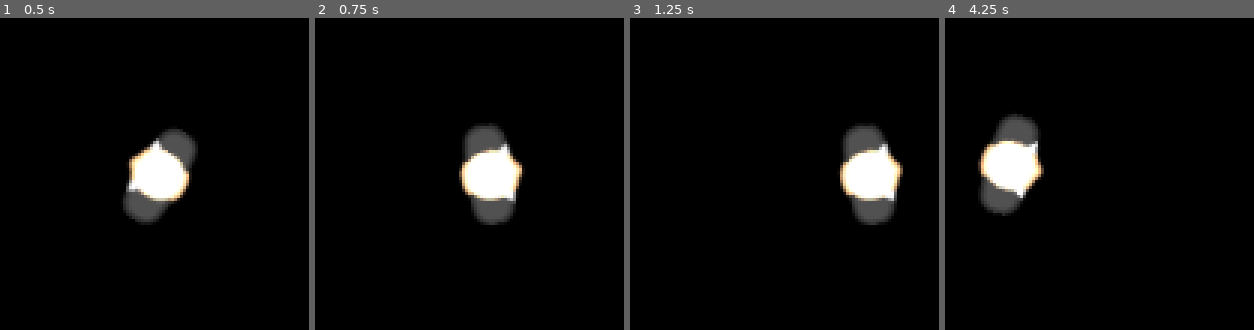
Above: before the commit, frames 1-4 (left to right).
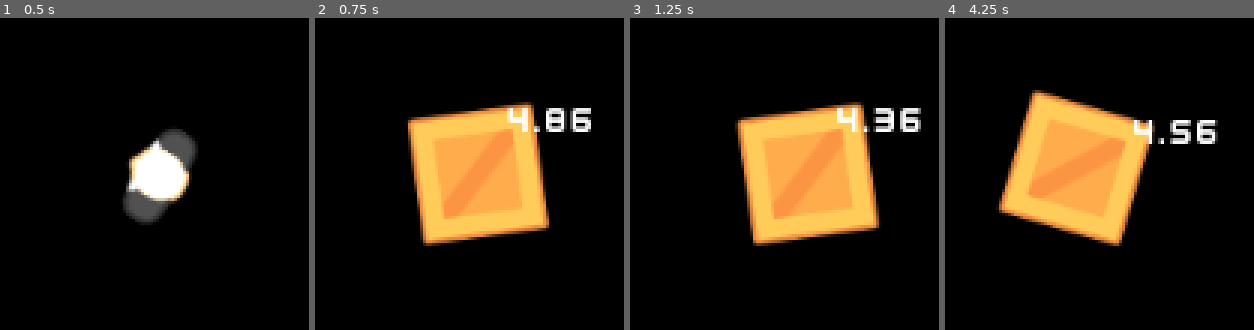
Above: after the commit, the same moments.

Repository: JhonH3avy/HeistMeisters
Game: Godot game, scene res://Scenes/Characters/Player.tscn
The game is run twice, just before and just after one commit, with the same random seed, the same clock (stepped at 60 frames per second) and the same inputs. This scene is started directly instead of the project's main scene.
Inputs (mouse positions are in pixels of both pictures, inside the frame that each line leads up to):
- Up to frame 1 (0.5 s): no input
- Up to frame 2 (0.75 s): tap Enter at 0.5 s; move the mouse to (outside the picture) at 0.52 s; hold D (player_right) from 0.53 s (still down); tap E (toggle_disguise, bound only after the commit) at 0.6 s; click (outside the picture) at 0.67 s
- Up to frame 3 (1.25 s): keep holding D (player_right)
- Up to frame 4 (4.25 s): move the mouse to (outside the picture) at 1.27 s; release D (player_right) at 1.28 s; hold S (player_down) 1.28-2.03 s; tap Space (vision_mode_switch) at 1.35, 3.6 s; click (outside the picture) at 1.42 s; tap E (toggle_disguise, bound only after the commit) at 1.55, 2.1, 2.85, 3.8 s; move the mouse to (outside the picture) at 2.02 s; hold D (player_right) 2.03-2.78 s; click (outside the picture) at 2.17 s; move the mouse to (outside the picture) at 2.77 s; hold W (player_up) 2.78-3.53 s; click (outside the picture) at 2.92 s; move the mouse to (outside the picture) at 3.52 s; hold A (player_left) from 3.53 s (still down); click (outside the picture) at 3.67 s

Frame 1 is identical in both runs. In frame 2, 18% of the frame differs, in the area x 30-90%, y 26-74%; in frame 3, 20%; in frame 4, 21%, in the area x 10-89%, y 23-74%.

Commit message:
added box disguise

Diff:
--- a/Levels/Level1.tscn
+++ b/Levels/Level1.tscn
@@ -14,6 +14,7 @@
 [ext_resource path="res://Scenes/LockedDoor.tscn" type="PackedScene" id=12]
 [ext_resource path="res://Scenes/CombinationGenerator.tscn" type="PackedScene" id=13]
 [ext_resource path="res://Scenes/MapLabel.tscn" type="PackedScene" id=14]
+[ext_resource path="res://Scenes/GUI.tscn" type="PackedScene" id=15]
 
 [sub_resource type="NavigationPolygon" id=1]
 vertices = PoolVector2Array( 1015.44, 978.634, 1160.14, 983.156, 1263.11, 1267.11, 1073.63, 1261.84, 905.402, 1171.57,  …(1838 unchanged characters)…
@@ -101,16 +102,19 @@
 [node name="Walls" type="TileMap" parent="."]
 tile_set = ExtResource( 6 )
 collision_layer = 2
+collision_mask = 17
 format = 1
 tile_data = PoolIntArray( -458752, 0, 262144, -458751, 0, 262146, -458750, 0, 262146, -458749, 0, 262146, -458748, 0, 2 …(6198 unchanged characters)…
 
 [node name="Furniture" type="TileMap" parent="."]
 tile_set = ExtResource( 7 )
 collision_layer = 2
+collision_mask = 17
 format = 1
 tile_data = PoolIntArray( -327673, 1610612736, 0, -327672, 1610612736, 0, -327671, 1610612736, 0, -327670, 1610612736,  …(1329 unchanged characters)…
 
 [node name="Computers" type="Node2D" parent="."]
+editor/display_folded = true
 
 [node name="Computer" parent="Computers" instance=ExtResource( 8 )]
 position = Vector2( 1696.27, 227.587 )
@@ -158,14 +162,17 @@
 rotation = -1.5708
 
 [node name="LockedDoors" type="Node2D" parent="."]
+editor/display_folded = true
 
 [node name="LockedDoor" parent="LockedDoors" instance=ExtResource( 12 )]
 position = Vector2( 1632, -164.606 )
 rotation = -1.5708
+collision_mask = 9
 
 [node name="CombinationGenerator" parent="." instance=ExtResource( 13 )]
 
 [node name="MapLabels" type="Node2D" parent="."]
+editor/display_folded = true
 
 [node name="TestMapLabel" parent="MapLabels" instance=ExtResource( 14 )]
 margin_left = 887.078
@@ -173,4 +180,6 @@
 margin_right = 927.078
 margin_bottom = 218.906
 text = "Test"
+
+[node name="GUI" parent="." instance=ExtResource( 15 )]
 [connection signal="combination_generated" from="Computers/Computer" to="LockedDoors/LockedDoor" method="_on_Computer_combination_generated"]
--- /dev/null
+++ b/Scenes/Characters/BoxCollisionShape.tres
@@ -0,0 +1,4 @@
+[gd_resource type="RectangleShape2D" format=2]
+
+[resource]
+extents = Vector2( 26.8603, 26.6899 )
--- /dev/null
+++ b/Scenes/Characters/BoxOccluder.tres
@@ -0,0 +1,4 @@
+[gd_resource type="OccluderPolygon2D" format=2]
+
+[resource]
+polygon = PoolVector2Array( -27, -26, 27, -26, 27, 27, -27, 27 )
--- a/Scenes/Characters/Character.tscn
+++ b/Scenes/Characters/Character.tscn
@@ -2,14 +2,8 @@
 
 [ext_resource path="res://Scripts/Character.gd" type="Script" id=1]
 [ext_resource path="res://GFX/PNG/Man Red/manRed_stand.png" type="Texture" id=2]
-
-[sub_resource type="CapsuleShape2D" id=1]
-radius = 12.8255
-height = 24.8874
-
-[sub_resource type="OccluderPolygon2D" id=2]
-cull_mode = 1
-polygon = PoolVector2Array( -11.5162, -15.1432, -6.54567, -20.5656, 2.49174, -20.7915, 7.01044, -14.4654, 10.3724, -0.53384, 7.01044, 15.3581, 1.81393, 21.0064, -6.7716, 21.2324, -11.7422, 14.0025 )
+[ext_resource path="res://Scenes/Characters/CharacterCollisionShape.tres" type="Shape2D" id=3]
+[ext_resource path="res://Scenes/Characters/CharacterOccluder.tres" type="OccluderPolygon2D" id=4]
 
 [node name="Character" type="KinematicBody2D"]
 script = ExtResource( 1 )
@@ -18,7 +12,7 @@
 texture = ExtResource( 2 )
 
 [node name="CollisionShape2D" type="CollisionShape2D" parent="."]
-shape = SubResource( 1 )
+shape = ExtResource( 3 )
 
 [node name="LightOccluder2D" type="LightOccluder2D" parent="."]
-occluder = SubResource( 2 )
+occluder = ExtResource( 4 )
--- /dev/null
+++ b/Scenes/Characters/CharacterCollisionShape.tres
@@ -0,0 +1,5 @@
+[gd_resource type="CapsuleShape2D" format=2]
+
+[resource]
+radius = 12.8255
+height = 24.8874
--- /dev/null
+++ b/Scenes/Characters/CharacterOccluder.tres
@@ -0,0 +1,5 @@
+[gd_resource type="OccluderPolygon2D" format=2]
+
+[resource]
+cull_mode = 1
+polygon = PoolVector2Array( -11.5162, -15.1432, -6.54567, -20.5656, 2.49174, -20.7915, 7.01044, -14.4654, 10.3724, -0.53384, 7.01044, 15.3581, 1.81393, 21.0064, -6.7716, 21.2324, -11.7422, 14.0025 )
--- a/Scenes/Characters/Guard.tscn
+++ b/Scenes/Characters/Guard.tscn
@@ -5,8 +5,7 @@
 [ext_resource path="res://GFX/PNG/Soldier 1/soldier1_stand.png" type="Texture" id=3]
 [ext_resource path="res://Scenes/Torch.tscn" type="PackedScene" id=4]
 
-
-[node name="Guard" instance=ExtResource( 1 )]
+[node name="Guard" index="0" instance=ExtResource( 1 )]
 collision_layer = 8
 collision_mask = 3
 script = ExtResource( 2 )
--- a/Scenes/Characters/Player.tscn
+++ b/Scenes/Characters/Player.tscn
@@ -1,8 +1,9 @@
-[gd_scene load_steps=4 format=2]
+[gd_scene load_steps=5 format=2]
 
 [ext_resource path="res://Scenes/Characters/Character.tscn" type="PackedScene" id=1]
 [ext_resource path="res://Scripts/Player.gd" type="Script" id=2]
 [ext_resource path="res://GFX/PNG/Hitman 1/hitman1_stand.png" type="Texture" id=3]
+[ext_resource path="res://Theme.tres" type="Theme" id=4]
 
 [node name="Player" index="0" instance=ExtResource( 1 )]
 script = ExtResource( 2 )
@@ -26,4 +27,17 @@
 wait_time = 2.0
 
 [node name="AudioStreamPlayer" type="AudioStreamPlayer" parent="." index="6"]
+
+[node name="DisguiseLifetime" type="Timer" parent="." index="7"]
+wait_time = 5.0
+one_shot = true
+
+[node name="DisguiseLifetimeFeedback" type="Label" parent="." index="8"]
+margin_left = 17.0
+margin_top = -30.0
+margin_right = 57.0
+margin_bottom = -16.0
+theme = ExtResource( 4 )
+text = "0.00"
 [connection signal="timeout" from="VisionChangeCooldown" to="." method="_on_VisionChangeCooldown_timeout"]
+[connection signal="timeout" from="DisguiseLifetime" to="." method="reveal"]
--- a/Scenes/Computer.tscn
+++ b/Scenes/Computer.tscn
@@ -13,6 +13,7 @@
 "vision_interface",
 ]]
 collision_layer = 2
+collision_mask = 17
 script = ExtResource( 1 )
 
 [node name="Sprite" type="Sprite" parent="."]
--- a/Scenes/ComputerPopup.tscn
+++ b/Scenes/ComputerPopup.tscn
@@ -1,10 +1,11 @@
 [gd_scene load_steps=6 format=2]
 
-[ext_resource path="res://Scenes/ComputerPopup.gd" type="Script" id=1]
+[ext_resource path="res://Scripts/ComputerPopup.gd" type="Script" id=1]
 [ext_resource path="res://GFX/Interface/PNG/metalPanel.png" type="Texture" id=2]
 [ext_resource path="res://GFX/Interface/PNG/glassPanel.png" type="Texture" id=3]
 [ext_resource path="res://GFX/Interface/PNG/dotGreen.png" type="Texture" id=4]
 [ext_resource path="res://Theme.tres" type="Theme" id=5]
+
 
 [node name="CanvasLayer" type="Popup"]
 margin_right = 600.0
--- a/Scenes/Door.tscn
+++ b/Scenes/Door.tscn
@@ -69,7 +69,7 @@
 
 [node name="Door" type="Area2D"]
 collision_layer = 2
-collision_mask = 9
+collision_mask = 25
 script = ExtResource( 1 )
 
 [node name="PlayerDetectionArea" type="CollisionShape2D" parent="."]
@@ -86,7 +86,7 @@
 
 [node name="StaticBody2D" type="StaticBody2D" parent="Sprite"]
 collision_layer = 2
-collision_mask = 13
+collision_mask = 29
 
 [node name="CollisionShape2D" type="CollisionShape2D" parent="Sprite/StaticBody2D"]
 visible = false
--- /dev/null
+++ b/Scenes/GUI.tscn
@@ -0,0 +1,56 @@
+[gd_scene load_steps=6 format=2]
+
+[ext_resource path="res://GFX/Interface/PNG/glassPanel_cornerTL.png" type="Texture" id=1]
+[ext_resource path="res://Theme.tres" type="Theme" id=2]
+[ext_resource path="res://GFX/Interface/PNG/dot_shadow.png" type="Texture" id=3]
+[ext_resource path="res://GFX/Interface/PNG/dotRed.png" type="Texture" id=4]
+[ext_resource path="res://Scripts/SuspicionMeter.gd" type="Script" id=5]
+
+[node name="GUI" type="CanvasLayer"]
+
+[node name="SuspicionContainer" type="NinePatchRect" parent="."]
+anchor_left = 1.0
+anchor_top = 1.0
+anchor_right = 1.0
+anchor_bottom = 1.0
+margin_left = -320.0
+margin_top = -170.0
+margin_right = -20.0
+margin_bottom = -20.0
+texture = ExtResource( 1 )
+patch_margin_left = 12
+patch_margin_top = 12
+patch_margin_right = 12
+patch_margin_bottom = 12
+
+[node name="CenterContainer" type="CenterContainer" parent="SuspicionContainer"]
+anchor_right = 1.0
+anchor_bottom = 1.0
+
+[node name="HSplitContainer" type="HSplitContainer" parent="SuspicionContainer/CenterContainer"]
+margin_left = 88.0
+margin_top = 63.0
+margin_right = 211.0
+margin_bottom = 87.0
+mouse_filter = 2
+size_flags_horizontal = 3
+size_flags_vertical = 3
+
+[node name="Label" type="Label" parent="SuspicionContainer/CenterContainer/HSplitContainer"]
+margin_right = 87.0
+margin_bottom = 24.0
+size_flags_vertical = 1
+theme = ExtResource( 2 )
+text = "Suspicion"
+
+[node name="SuspicionMeter" type="TextureProgress" parent="SuspicionContainer/CenterContainer/HSplitContainer" groups=[
+"suspicion_meter",
+]]
+margin_left = 99.0
+margin_right = 123.0
+margin_bottom = 24.0
+size_flags_vertical = 3
+texture_under = ExtResource( 3 )
+texture_progress = ExtResource( 4 )
+fill_mode = 3
+script = ExtResource( 5 )
--- a/Scenes/LockedDoor.tscn
+++ b/Scenes/LockedDoor.tscn
@@ -9,7 +9,7 @@
 [sub_resource type="RectangleShape2D" id=1]
 extents = Vector2( 32.0443, 20 )
 
-[node name="LockedDoor" groups=[
+[node name="LockedDoor" index="0" groups=[
 "vision_interface",
 ] instance=ExtResource( 1 )]
 script = ExtResource( 2 )
@@ -23,6 +23,7 @@
 
 [node name="ExitDetection" type="Area2D" parent="." index="5"]
 collision_layer = 0
+collision_mask = 17
 
 [node name="CollisionShape2D" type="CollisionShape2D" parent="ExitDetection" index="0"]
 position = Vector2( 0, -30 )
--- a/Scripts/Door.gd
+++ b/Scripts/Door.gd
@@ -4,7 +4,7 @@
 
 
 func _on_Door_body_entered(body):
-	if not body == Global.Player and not $AnimationPlayer.is_playing():
+	if not body == Global.Player:
 		open()
 	else:
 		can_click = true
--- a/Scripts/Global.gd
+++ b/Scripts/Global.gd
@@ -7,3 +7,12 @@
 
 var night_vision_on_sfx = "res://SFX/nightvision.wav"
 var night_vision_off_sfx = "res://SFX/nightvision_off.wav"
+
+var box_sprite = "res://GFX/PNG/Tiles/tile_129.png"
+var player_sprite = "res://GFX/PNG/Hitman 1/hitman1_stand.png"
+
+var box_occluder = "res://Scenes/Characters/BoxOccluder.tres"
+var player_occluder = "res://Scenes/Characters/CharacterOccluder.tres"
+
+var box_collision_shape = "res://Scenes/Characters/BoxCollisionShape.tres"
+var player_collision_shape = "res://Scenes/Characters/CharacterCollisionShape.tres"
--- a/Scripts/Player.gd
+++ b/Scripts/Player.gd
@@ -1,20 +1,42 @@
 extends "res://Scripts/Character.gd"
 
+
+export var disguises = 3 # How many disguises you start with
+export var disguse_duration = 5 # How long disguise can last
+export var disguise_slowdown = 0.25
+
 var motion = Vector2()
+
+var is_disguised = false
+var velocity_multiplier = 1
+
+enum available_vision_modes {DARK, NIGHT_VISION}
+
 var vision_mode
 
-enum available_vision_modes {DARK, NIGHT_VISION}
+onready var box_occluder = load(Global.box_occluder)
+onready var box_sprite = load(Global.box_sprite)
+onready var box_collision_shape = load(Global.box_collision_shape)
+
+onready var player_occluder = load(Global.player_occluder)
+onready var player_sprite = load(Global.player_sprite)
+onready var player_collision_shape = load(Global.player_collision_shape)
+
 
 
 func _ready():
 	Global.Player = self
 	vision_mode = available_vision_modes.DARK
 	get_tree().call_group("vision_interface", "dark_vision_mode")
+	reveal()
 
 
 func _process(delta):
 	update_motion(delta)
-	motion = move_and_slide(motion)
+	move_and_slide(motion * velocity_multiplier)
+	if is_disguised:
+		$DisguiseLifetimeFeedback.rect_rotation = -rotation_degrees
+		$DisguiseLifetimeFeedback.text = str($DisguiseLifetime.time_left).pad_decimals(2)
 
 
 func update_motion(delta):
@@ -38,6 +60,8 @@
 	if Input.is_action_just_pressed("vision_mode_switch") and $VisionChangeCooldown.is_stopped():
 		$VisionChangeCooldown.start()
 		cycle_vision_mode()
+	if Input.is_action_just_pressed("toggle_disguise"):
+		toggle_disguise()
 
 
 func cycle_vision_mode():
@@ -58,3 +82,34 @@
 func play_vision_change_sfx(sfx_path):
 	$AudioStreamPlayer.stream = load(sfx_path)
 	$AudioStreamPlayer.play()
+
+
+func toggle_disguise():
+	if is_disguised:
+		reveal()
+	elif disguises > 0:
+		disguise()
+
+
+func disguise():
+	disguises -= 1
+	$DisguiseLifetimeFeedback.show()
+	$Sprite.texture = box_sprite
+	$Light2D.texture = box_sprite
+	$LightOccluder2D.occluder = box_occluder
+	$CollisionShape2D.shape = box_collision_shape
+	collision_layer = 16
+	velocity_multiplier = disguise_slowdown
+	$DisguiseLifetime.start()
+	is_disguised = true
+
+
+func reveal():
+	$DisguiseLifetimeFeedback.hide()
+	$Sprite.texture = player_sprite
+	$Light2D.texture = player_sprite
+	$LightOccluder2D.occluder = player_occluder
+	$CollisionShape2D.shape = player_collision_shape
+	collision_layer = 1
+	velocity_multiplier = 1
+	is_disguised = false
--- a/Scripts/PlayerDetection.gd
+++ b/Scripts/PlayerDetection.gd
@@ -17,6 +17,7 @@
 func _process(delta):
 	if Player_is_in_FOV_TOLERANCE() and Player_is_in_LOS():
 		$Torch.color = detection_color
+		get_tree().call_group("suspicion_meter", "player_seen")
 	else:
 		$Torch.color = neutral_color
 
@@ -35,6 +36,9 @@
 	var space = get_world_2d().direct_space_state
 	var LOS_obstacle = space.intersect_ray(global_position, Player.global_position, [self], collision_mask)
 
+	if not LOS_obstacle:
+		return false
+
 	var distance_to_Player = Player.global_position.distance_to(global_position)
 	var Player_in_range = distance_to_Player < MAX_DETECTION_RANGE
 
--- /dev/null
+++ b/Scripts/SuspicionMeter.gd
@@ -0,0 +1,20 @@
+extends TextureProgress
+
+export var suspicion_step : float= 1
+export var suspicion_dropoff : float = 0.25
+
+var suspicion = 0
+
+func _process(delta):
+	suspicion = clamp(suspicion - suspicion_dropoff, min_value, max_value)
+	value = suspicion
+
+
+func player_seen():
+	suspicion += suspicion_step
+	if suspicion == max_value:
+		end_game()
+
+
+func end_game():
+	get_tree().quit()
--- a/project.godot
+++ b/project.godot
@@ -55,6 +55,11 @@
 "events": [ Object(InputEventKey,"resource_local_to_scene":false,"resource_name":"","device":0,"alt":false,"shift":false,"control":false,"meta":false,"command":false,"pressed":false,"scancode":32,"unicode":0,"echo":false,"script":null)
  ]
 }
+toggle_disguise={
+"deadzone": 0.5,
+"events": [ Object(InputEventKey,"resource_local_to_scene":false,"resource_name":"","device":0,"alt":false,"shift":false,"control":false,"meta":false,"command":false,"pressed":false,"scancode":69,"unicode":0,"echo":false,"script":null)
+ ]
+}
 
 [layer_names]
 
@@ -62,6 +67,7 @@
 2d_physics/layer_2="Terrain"
 2d_physics/layer_3="SecurityCameras"
 2d_physics/layer_4="Guards"
+2d_physics/layer_5="Disguise"
 
 [rendering]
 
Not shown: 1 places in Levels/Level1.tscn that only renumber resources
Renamed: Scenes/ComputerPopup.gd -> Scripts/ComputerPopup.gd
